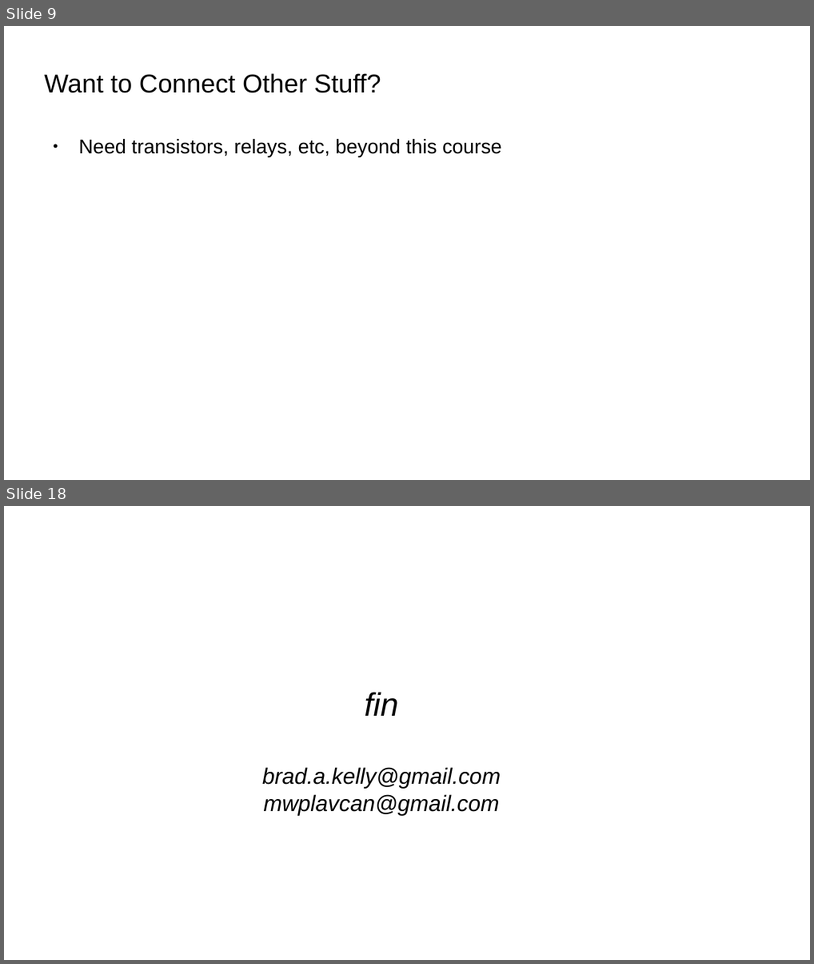
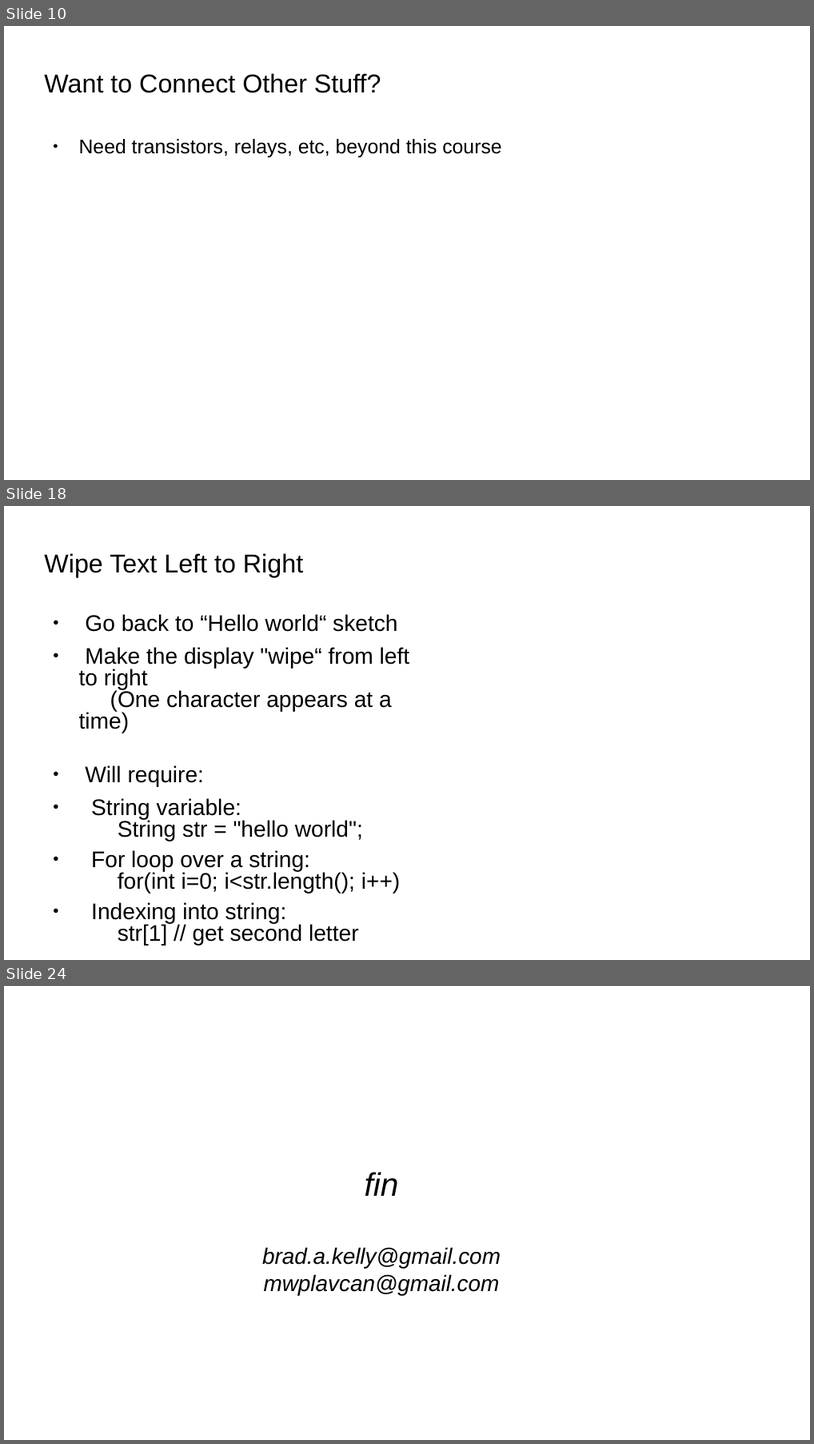
Before and after one commit to bradakelly/ArduinoDevelopmentWorkshop, a slide deck: CourseSlideshow.odp. Shown one above the other, each under a label of ours: slides 9 and 18 before the commit, slides 10, 18 and 24 after it; the slides between them are not shown. The pictures are 814x964 and 814x1444 pixels, drawn with LibreOffice and Linux fonts; fonts in the diff are those of the drawing; background and template pictures are left out. Boxes give left, top, right and bottom in pixels: in the first picture for what was removed or moved away, otherwise in the second. Text is boxed around its words. In the diff, an @@ line names an element or a change of style, - is before the commit and + after.

```diff
--- a/CourseSlideshow.odp
+++ b/CourseSlideshow.odp
@@ slide 18 added at (4,506,810,960), background picture (left out) @@
@@ title added at (44,553,303,577), 25.4 pt, text #000000 @@
+Wipe Text Left to Right
@@ text added at (79,614,410,944), 22.2 pt, text #000000 @@
+● Go back to “Hello world“ sketch
+● Make the display "wipe“ from left to right
+  (One character appears at a time)
+● Will require:
+● String variable:
+  String str = "hello world";
+● For loop over a string:
+  for(int i=0; i<str.length(); i++)
+● Indexing into string:
+  str[1] // get second letter
@@ what was slide 9 is now slide 10 @@
@@ what was slide 18 is now slide 24 @@
```
Also in this commit, not shown: 1 slide changed, 11 other slides added, 6 slides removed.
